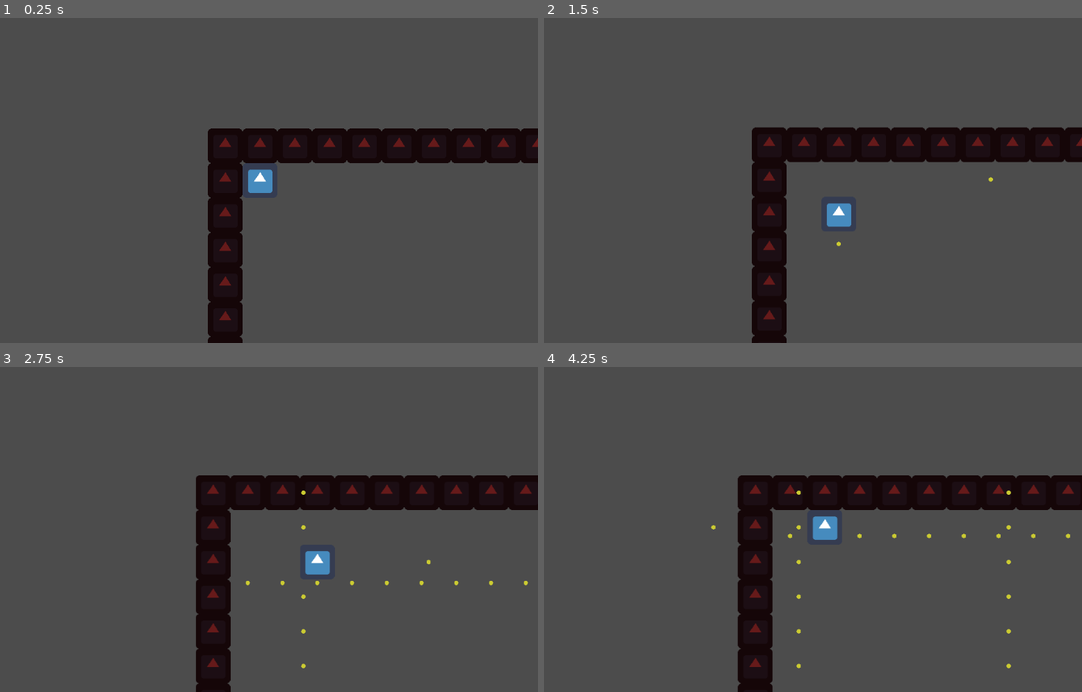
Above: before the commit, frames 1-4 (two rows, left to right).
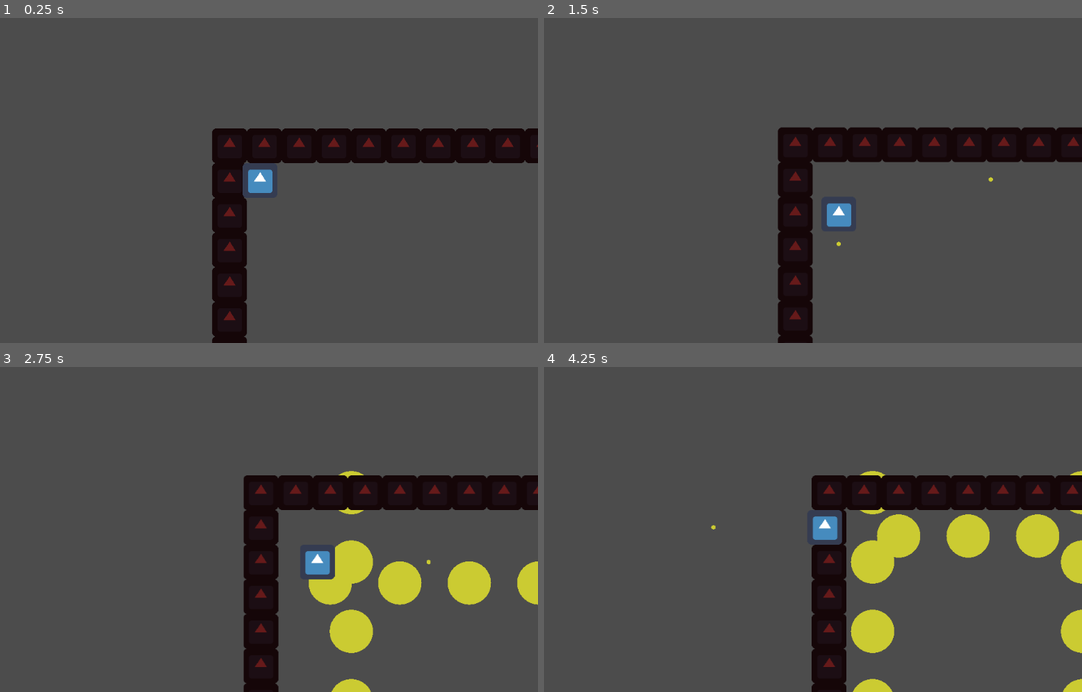
Above: after the commit, the same moments.

Repository: SubSage/RE-STICK-TED
Game: Godot game, scene res://Game.tscn
The game is run twice, just before and just after one commit, with the same random seed, the same clock (stepped at 60 frames per second) and the same inputs. The engine's default icon, where the game draws it, is replaced by a stand-in: a white triangle on a blue panel in a dark square.
Inputs (mouse positions are in pixels of both pictures, inside the frame that each line leads up to):
- Up to frame 1 (0.25 s): no input
- Up to frame 2 (1.5 s): tap Enter at 0.5 s; move the mouse to (925, 164) at 0.52 s; hold Right (ui_right) 0.53-1.28 s; move the mouse to (694, 196) at 1.27 s; hold Down (ui_down) from 1.28 s (still down)
- Up to frame 3 (2.75 s): move the mouse to (317, 458) at 2.02 s; release Down (ui_down) at 2.03 s; hold Right (ui_right) from 2.03 s (still down)
- Up to frame 4 (4.25 s): move the mouse to (775, 594) at 2.77 s; release Right (ui_right) at 2.78 s; hold Up (ui_up) 2.78-3.53 s; move the mouse to (969, 578) at 3.52 s; hold Left (ui_left) from 3.53 s (still down)

The runs differ from the first frame. In frame 1, 1.6% of the frame differs, in the area x 38-100%, y 33-100%; in frame 2, 6.7%; in frame 3, 14%; in frame 4, 14%, in the area x 36-100%, y 32-100%.

Commit message:
Added raycasting

Diff:
--- a/Game.tscn
+++ b/Game.tscn
@@ -4,7 +4,7 @@
 [ext_resource path="res://Player.tscn" type="PackedScene" id=2]
 [ext_resource path="res://assets/audio/GMTK 2018 industrial electro v1.wav" type="AudioStream" id=3]
 
-[node name="Game" type="Node" index="0"]
+[node name="Game" type="Node"]
 
 [node name="World" parent="." index="0" instance=ExtResource( 1 )]
 
@@ -13,7 +13,7 @@
 [node name="AudioStreamPlayer" type="AudioStreamPlayer" parent="." index="2"]
 
 stream = ExtResource( 3 )
-volume_db = 0.0
+volume_db = -20.0
 pitch_scale = 1.0
 autoplay = true
 mix_target = 0
--- a/Panel.gd
+++ b/Panel.gd
@@ -6,6 +6,21 @@
 func _ready():
 	# Called when the node is added to the scene for the first time.
 	# Initialization here
+	pass
+
+func _physics_process(delta):
+	if get_node("RayCast2D").is_colliding():
+		var collider = get_node("RayCast2D").get_collider()
+		print(collider.name)
+		update()
+
+
+func _draw():
+	if get_node("RayCast2D").is_colliding():
+		var collision_point = get_node("RayCast2D").get_collision_point()
+#		draw_line(Vector2(0,0),(collision_point-self.global_position), Color(1,.4,.23),16, true)
+		draw_line(Vector2(0,0),to_local(collision_point), Color(1,.4,.23),16, true)
+		print(collision_point-self.global_position)
 	pass
 
 func _on_Area2D_area_entered(area):
@@ -18,8 +33,9 @@
 	b.direction=direction
 	b.position=self.position
 	b.speed=200
-	b.size=4
+	b.size=40
 	b.get_node("Timer").wait_time=15
-	$"..".add_child(b)
 	$Timer.start()
+	add_child(b)
+	print("hello?")
 	pass # replace with function body
--- a/Panel.tscn
+++ b/Panel.tscn
@@ -16,6 +16,7 @@
 "shootable",
 ]]
 
+editor/display_folded = true
 input_pickable = true
 gravity_vec = Vector2( 0, 1 )
 gravity = 98.0
@@ -41,6 +42,13 @@
 one_shot = false
 autostart = true
 
+[node name="RayCast2D" type="RayCast2D" parent="." index="3"]
+
+enabled = true
+exclude_parent = true
+cast_to = Vector2( 0, 5555 )
+collision_mask = 2
+
 [connection signal="area_entered" from="Area2D" to="." method="_on_Area2D_area_entered"]
 
 [connection signal="timeout" from="Timer" to="." method="_on_Timer_timeout"]
--- a/Player.gd
+++ b/Player.gd
@@ -42,7 +42,7 @@
 	if Input.is_action_pressed("ui_exit"):
 		get_tree().quit()
 
-	if $Timer.time_left==0 and (abs(motion.x)>0 or abs(motion.y)>0 ):
+	if $Timer.time_left<=0.1 and (abs(motion.x)>0 or abs(motion.y)>0 ):
 		position += motion.normalized()*speed
 		var b = Bullet.instance()
 		b.direction=motion.normalized()
--- a/Player.tscn
+++ b/Player.tscn
@@ -6,7 +6,7 @@
 [sub_resource type="RectangleShape2D" id=1]
 
 custom_solver_bias = 0.0
-extents = Vector2( 10, 10 )
+extents = Vector2( 32.8432, 32.9879 )
 
 [node name="Player" type="Node2D"]
 
@@ -51,17 +51,21 @@
 gravity = 98.0
 linear_damp = 0.1
 angular_damp = 1.0
+collision_layer = 3
+collision_mask = 3
 audio_bus_override = false
 audio_bus_name = "Master"
+_sections_unfolded = [ "Collision" ]
 
 [node name="CollisionShape2D" type="CollisionShape2D" parent="hitbox" index="0"]
 
 shape = SubResource( 1 )
+_sections_unfolded = [ "Transform" ]
 
 [node name="Timer" type="Timer" parent="." index="3"]
 
 process_mode = 1
-wait_time = 0.25
+wait_time = 0.5
 one_shot = true
 autostart = true
 
--- a/World.gd
+++ b/World.gd
@@ -35,13 +35,15 @@
 
 func _process(delta):
 	#rotate(.03)
+	position.x+=32*delta
 	t=t + delta
 	update()
 	pass
 
-func _draw():
-	for a in grid_size.x:
-		for b in grid_size.y:
-			pass
-			#draw_circle(Vector2(a*cell_size,b*cell_size),cell_size/2, Color(200,200,200))
-	#draw_line(Vector2(100,50), Vector2(100,0), Color(200,200,200),1)
+
+#func _draw():
+#	for a in grid_size.x:
+#		for b in grid_size.y:
+#			pass
+#			#draw_circle(Vector2(a*cell_size,b*cell_size),cell_size/2, Color(200,200,200))
+#	#draw_line(Vector2(100,50), Vector2(100,0), Color(200,200,200),1)
--- a/World.tscn
+++ b/World.tscn
@@ -2,9 +2,9 @@
 
 [ext_resource path="res://World.gd" type="Script" id=1]
 
-[node name="World" type="Node2D"]
+[node name="World" type="Node2D" index="0"]
 
 script = ExtResource( 1 )
-_sections_unfolded = [ "Transform" ]
+_sections_unfolded = [ "Material", "Pause", "Transform", "Visibility", "Z Index" ]
 
 [node name="panels" type="Node" parent="." index="0"]
